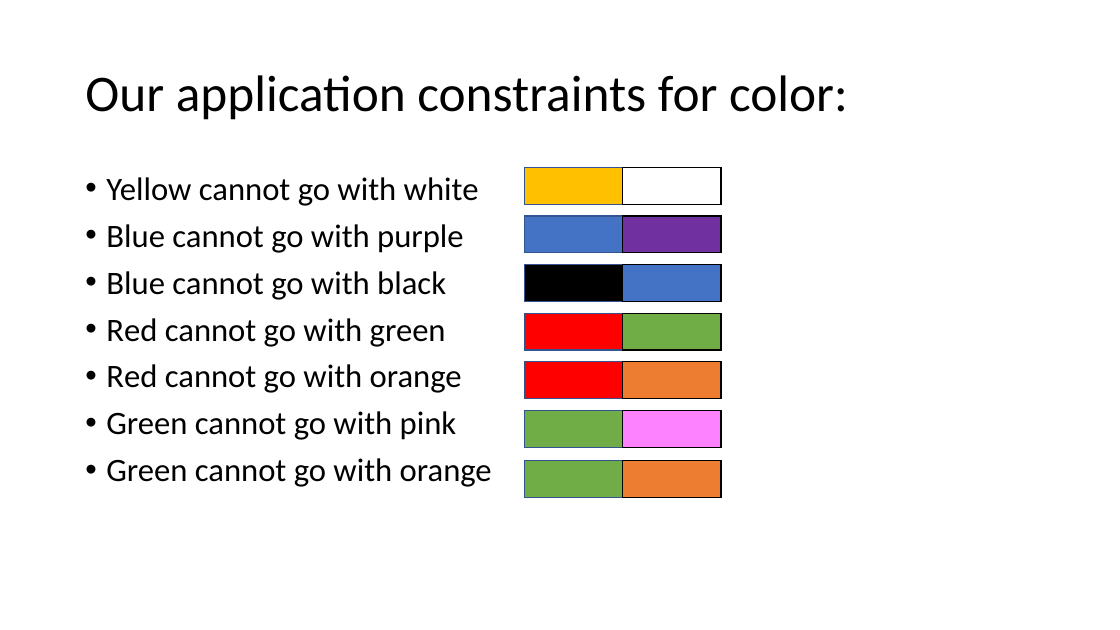
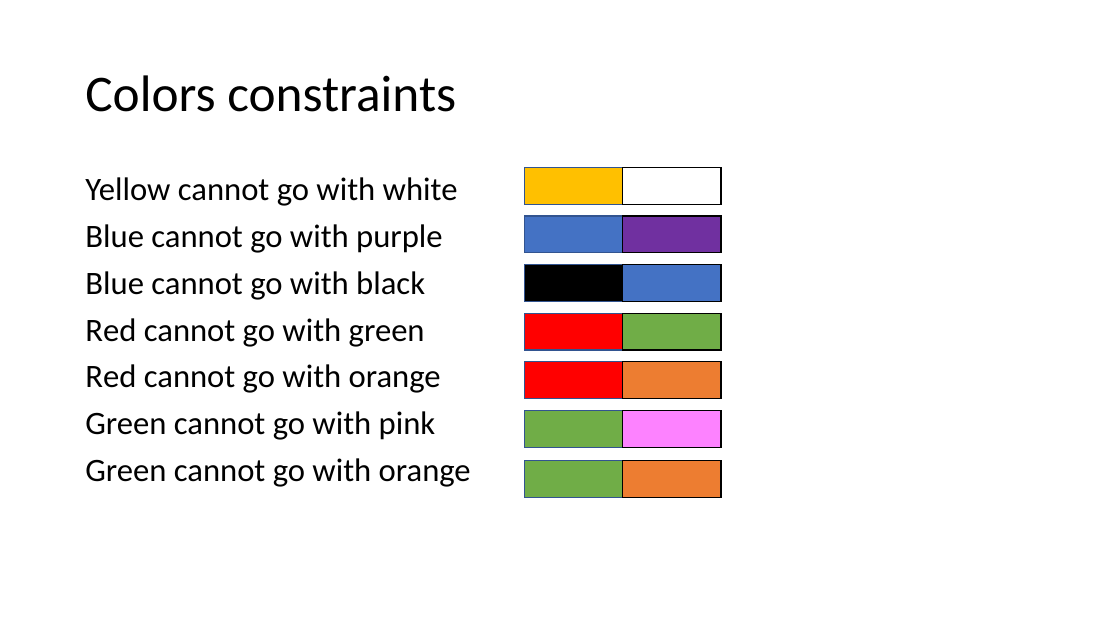
Before and after one commit to Steeven9/toc-satsolver, a slide deck: slide 6 of docs/Presentation/TOC-Presentation.pptx. Drawn at 1120x630 pixels with LibreOffice and Linux fonts; fonts in the diff are those of the drawing. Boxes give left, top, right and bottom in pixels: in the first picture for what was removed or moved away, otherwise in the second. Text is boxed around its words. In the diff, an @@ line names an element or a change of style, - is before the commit and + after.

```diff
--- a/docs/Presentation/TOC-Presentation.pptx
+++ b/docs/Presentation/TOC-Presentation.pptx
@@ title at [85,75,456,112]: text changed @@
-Our application constraints for color:
+Colors constraints
@@ text "Yellow cannot go with white" at [85,177,471,487]: bullet • to none @@
```
Also in this commit, not shown: 9 other slides changed, 1 slide added, 1 slide removed, 3 other files.
